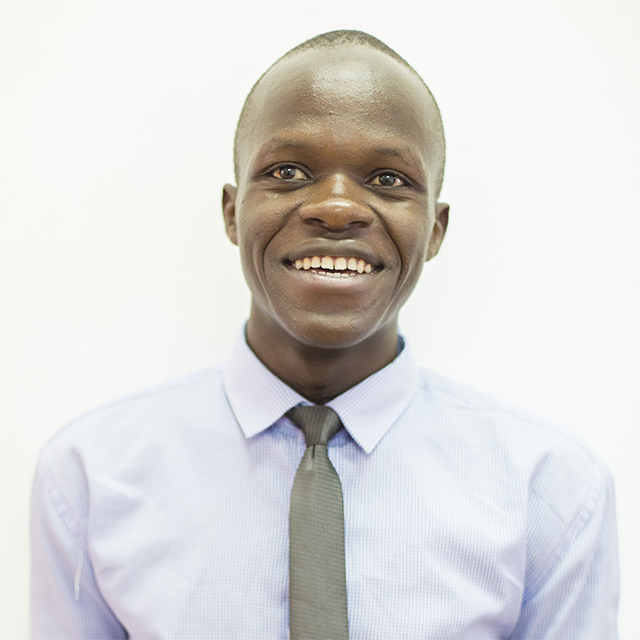
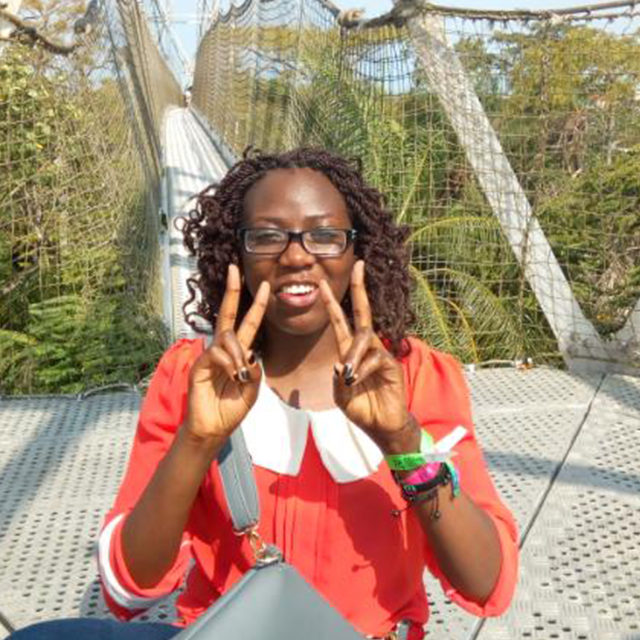
Comparing the layer stacks of the two 640 × 640 images. Changes:
renamed "gangachris" to "akinyivivian", painted on it over bbox(0, 0, 640, 640)
